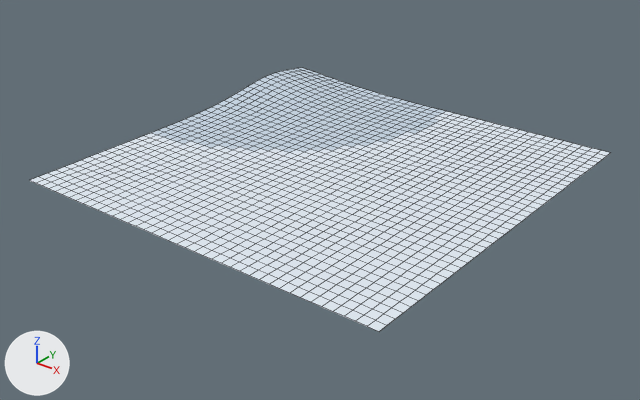
The FBX model Assets/_Project/Content/Models/Level/Cells/Ground_-1_-1.fbx, before and after one commit.
The view is the same before and after, from a 50 mm camera at (727.0, -931.0, 516.0) aimed at (6.0, -29.0, -44.0). Lighting does not change. The marker at lower left points along +X, +Y and +Z. The first picture is the older version. Mesh edges are drawn as thin lines. Where no turn or scale is listed for an object, it has been applied to the vertices.

The first picture shows 'Ground_-1_-1'.
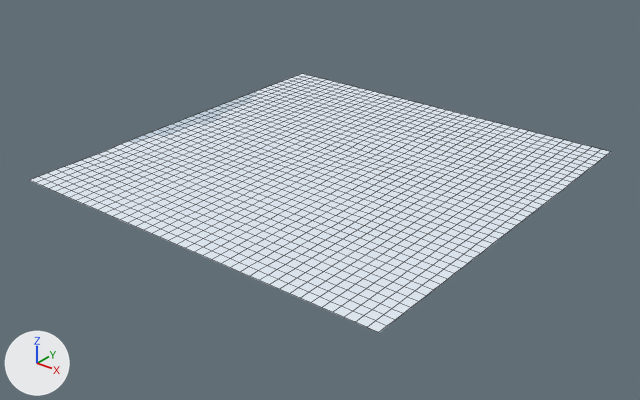
The newer file is also rescaled (x0.667), turned or shifted as a whole; pictures and numbers use the older file's frame.

Location of each change, [x1, y1, x2, y2] in pixels of the pictures (640 x 400 px; the box of a moved part takes in the faces that stretch with it):
```json
{"object": "Ground_-1_-1", "change": "reshaped", "before": [30, 68, 610, 331], "after": [30, 74, 610, 332]}
{"part": 1, "of": "me_worldcell__1__1", "change": "moved or reshaped", "before": [57, 68, 610, 186], "after": [56, 74, 610, 186]}
{"part": 2, "of": "me_worldcell__1__1", "change": "recoloured", "before": [130, 133, 155, 143], "after": [130, 133, 155, 143]}
{"part": 3, "of": "me_worldcell__1__1", "change": "recoloured", "before": [165, 74, 444, 153], "after": [165, 74, 444, 153]}
```

Scene script edits in JSON lines:
```json
{"block": "me_worldcell__1__1", "where": "# used by ob_ground__1__1; location = (0.0, 0.0, 0.0)"}
{"op": "remove", "block": "me_worldcell__1__1", "code": "me_worldcell__1__1.from_pydata(...)  # 1681 vertices, 1600 faces; spans x -300.0..300.0, y -300.0..300.0, z -3.0..23.0"}
{"op": "add", "block": "me_worldcell__1__1", "code": "me_worldcell__1__1.from_pydata(...)  # 1681 vertices, 1600 faces; spans x -300.0..300.0, y -300.0..300.0, z -3.0..3.0"}
{"block": "me_worldcell__1__1", "change": "me_worldcell__1__1 part 1: 671 of 1681 vertices moved; they spanned x -300.0..300.0, y -240.0..300.0, z -3.0..23.0 and now span x -300.0..300.0, y -240.0..300.0, z -3.0..3.0; mean shift (0.0, 0.0, -1.0); largest move (-300.0, 210.0, 23.0) -> (-300.0, 210.0, 2.0)"}
{"block": "me_worldcell__1__1", "change": "me_worldcell__1__1 part 2: all 3 faces centred in x -292.0, y -112.0..-82.0, z -1.0 switch from mat_level_snow (white #e4edf6) to mat_level_snowdeep (pale blue #c9d8e6)"}
{"block": "me_worldcell__1__1", "change": "me_worldcell__1__1 part 3: 415 of the faces centred in x -292.0..22.0, y -68.0..292.0, z -1.0..22.0 switch from mat_level_snowdeep (pale blue #c9d8e6) to mat_level_snow (white #e4edf6)"}
{"block": "me_worldcell__1__1", "change": "other edits to the shape of me_worldcell__1__1 do not show in these pictures"}
```
